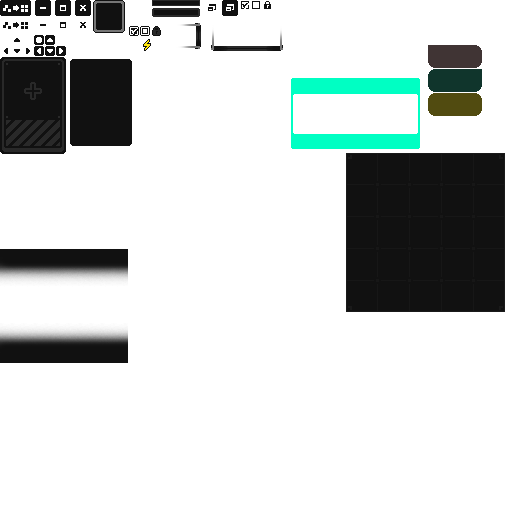
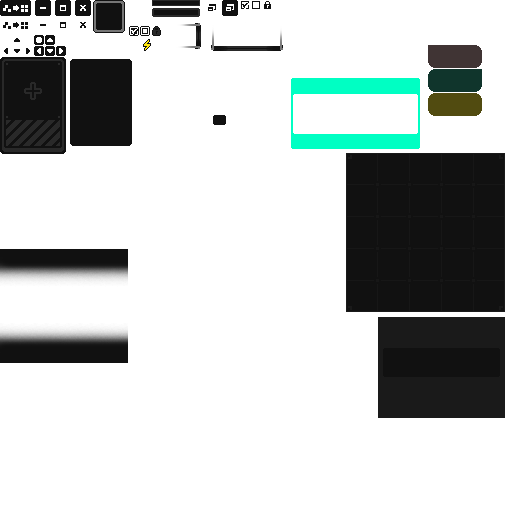
Layered file, before and after one edit (512x512). Changes by layer:
added layer "图层 9" above "图层 864 拷贝" over (378, 317, 505, 418)
painted on "图层 864 拷贝" over (213, 115, 226, 125)
